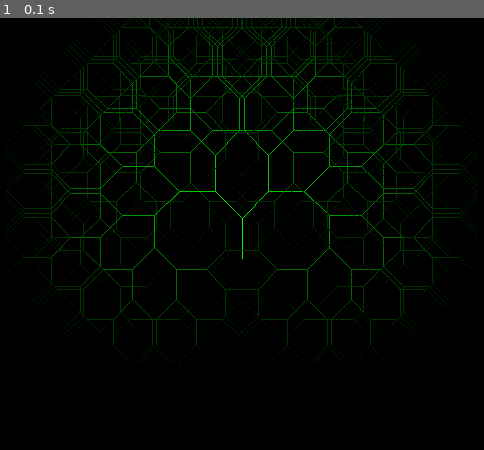
Above: before the commit, frame 1.
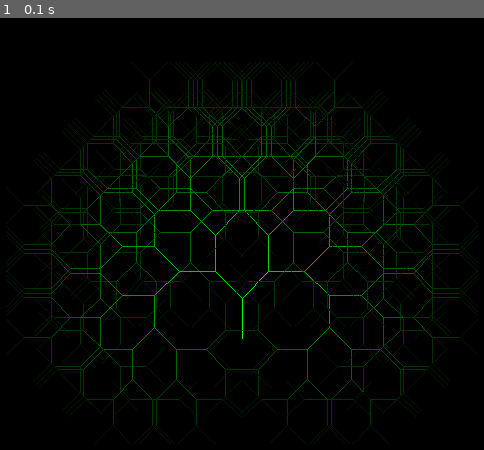
Above: after the commit, the same moment.

Repository: barbeque/Learning
Game: pygame game, started from pygame/fractal.py
Two runs of this game, one before a commit and one after it. Both use one fixed random seed, a clock stepped at 60 frames per second and the inputs below.
Inputs:
- Up to frame 1 (0.1 s): no input

The runs differ from the first frame. In frame 1, 16% of the frame differs, in the area x 1-99%, y 0-99%.

Commit message:
Recentering the result fractal

Diff:
--- a/pygame/fractal.py
+++ b/pygame/fractal.py
@@ -2,7 +2,7 @@
 
 def draw(screen):
 	theta = -math.pi / 2
-	drawBranch(screen, 10, 320, 240, 40, theta)
+	drawBranch(screen, 10, 320, 320, 40, theta)
 
 def drawBranch(screen, depth, originX, originY, length, theta):
 	destinationX = originX + length * math.cos(theta)
